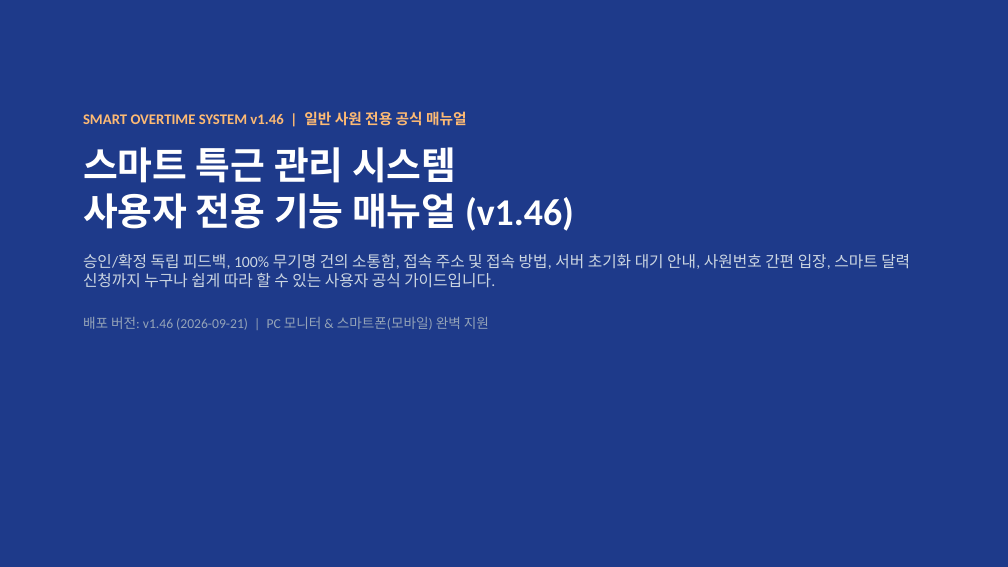
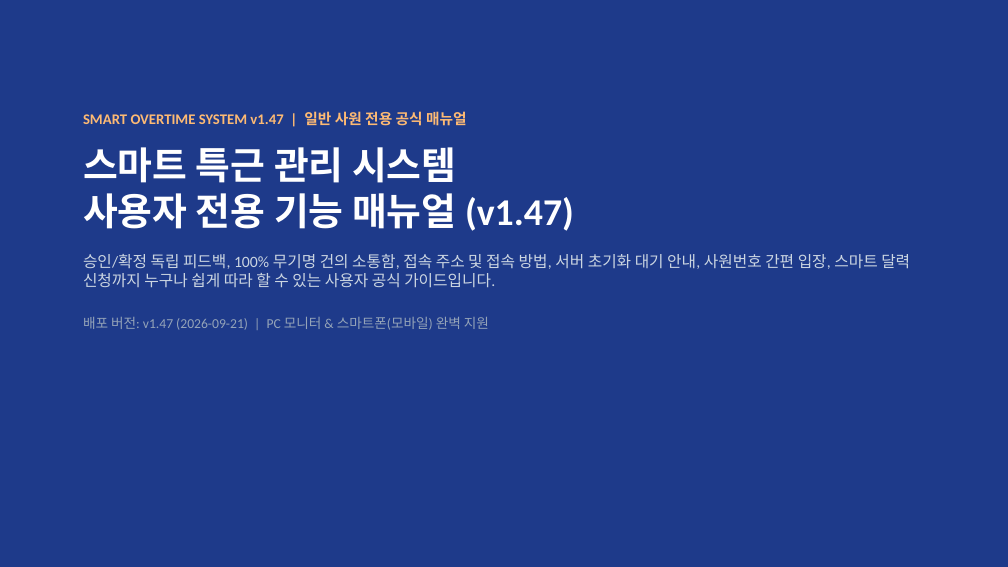
Before and after one commit to rorma34-lab/team-overtime-manager, a slide deck: slide 1 of Overtime_User_Manual.pptx. Drawn at 1008x567 pixels with LibreOffice and Linux fonts; fonts in the diff are those of the drawing. Boxes give left, top, right and bottom in pixels: in the first picture for what was removed or moved away, otherwise in the second. Text is boxed around its words. In the diff, an @@ line names an element or a change of style, - is before the commit and + after.

```diff
--- a/Overtime_User_Manual.pptx
+++ b/Overtime_User_Manual.pptx
@@ text at bbox=[83, 111, 574, 231]: text changed @@
-SMART OVERTIME SYSTEM v1.46 | 일반 사원 전용 공식 매뉴얼
-스마트 특근 관리 시스템
-사용자 전용 기능 매뉴얼 (v1.46)
+SMART OVERTIME SYSTEM v1.47 | 일반 사원 전용 공식 매뉴얼
+스마트 특근 관리 시스템
+사용자 전용 기능 매뉴얼 (v1.47)
@@ text at bbox=[83, 317, 489, 330]: text changed @@
-배포 버전: v1.46 (2026-09-21) | PC 모니터 & 스마트폰(모바일) 완벽 지원
+배포 버전: v1.47 (2026-09-21) | PC 모니터 & 스마트폰(모바일) 완벽 지원
```
Also in this commit, not shown: 4 other slides changed, 7 other files.
